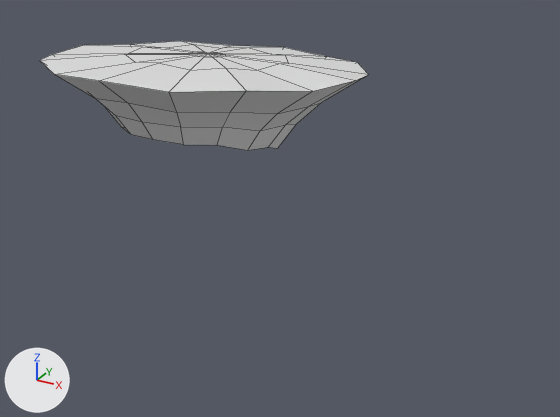
The FBX model Assets/_ModDevelopment/Sample-UnassortedGrabBag/Yinglet-Mod-Sample-UnassortedGrabBag.fbx, before and after one commit.
Camera for both pictures: a camera (50 mm lens) standing at (0.395, -0.584, 1.212) and looking at (-0.103, 0.322, 0.759). Arrows for +X, +Y and +Z are at lower left; the lights stay in place. The older version comes first. Mesh edges are drawn as thin lines. Where no turn or scale is listed for an object, it has been applied to the vertices.

Objects in the first picture: 'Hair-Guile'.
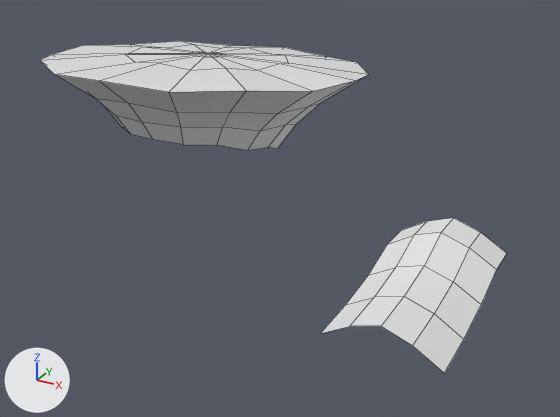
The change, as a list of edits to the scene's bpy script:
```text
Add mat_material:
    mat_material = principled_material('Material')
    mat_material.base_color = (0.8, 0.8, 0.8)  # white #e7e7e7
Add me_plane_001:
    me_plane_001.from_pydata(...)  # 25 vertices, 16 faces; spans x -0.115..0.115, y 0.492..0.896, z 0.437..0.543
    me_plane_001.materials.append(mat_material)  # white #e7e7e7
Add ob_raptorfeather:
    ob_raptorfeather = bpy.data.objects.new('RaptorFeather', me_plane_001)
    ob_raptorfeather.location = (0.0, 0.0, 0.0)
```

Boxes [x1, y1, x2, y2] around the edits, measured in the pictures (560 x 417 px):
'RaptorFeather', added: after [320, 218, 507, 373]
